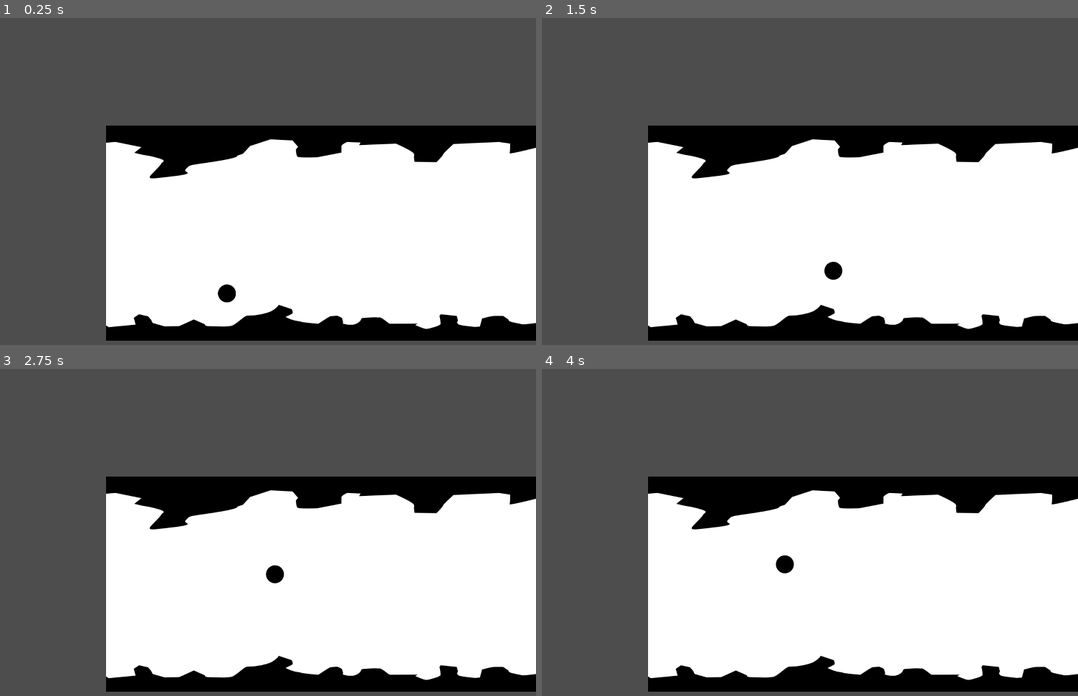
Above: before the commit, frames 1-4 (two rows, left to right).
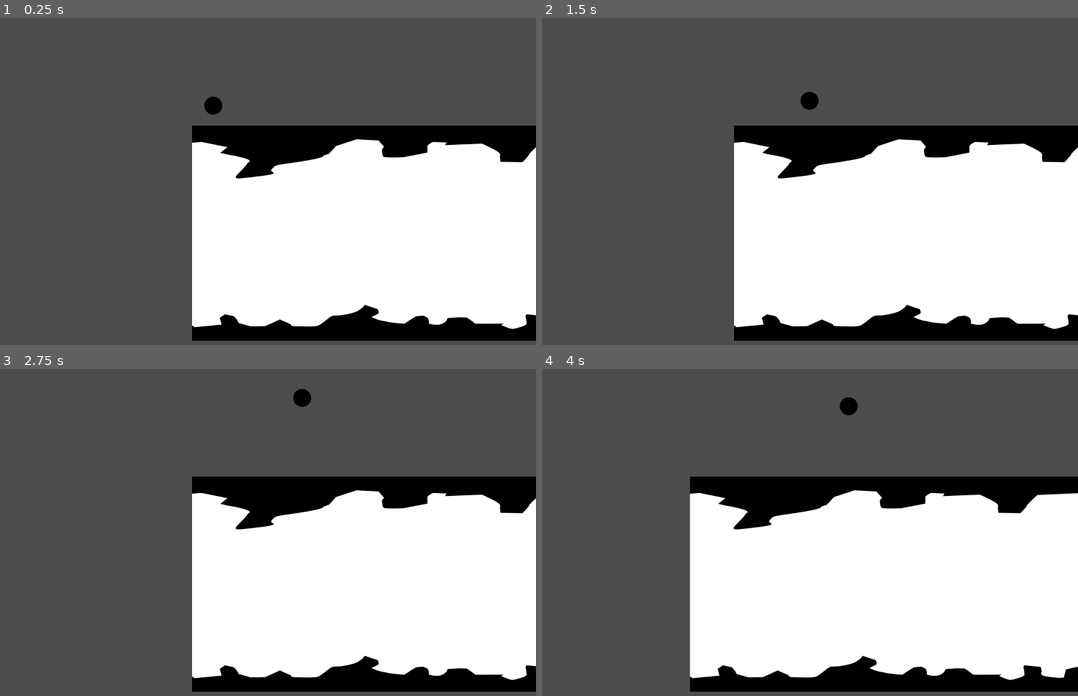
Above: after the commit, the same moments.

Repository: animastralis/trijam-ricochet
Game: Godot game, scene res://assets/world.tscn
Same seed, same stepped clock (60 frames per second), same inputs: the game is played once before the commit and once after it.
Inputs (mouse positions are in pixels of both pictures, inside the frame that each line leads up to):
- Up to frame 1 (0.25 s): no input
- Up to frame 2 (1.5 s): move the mouse to (917, 210) at 0.52 s; click (917, 210) at 0.67 s; move the mouse to (676, 253) at 1.27 s; click (676, 253) at 1.42 s
- Up to frame 3 (2.75 s): move the mouse to (305, 489) at 2.02 s; click (305, 489) at 2.17 s
- Up to frame 4 (4 s): move the mouse to (761, 669) at 2.77 s; click (761, 669) at 2.92 s; move the mouse to (965, 650) at 3.52 s; click (965, 650) at 3.67 s

The runs differ from the first frame. In frame 1, 15% of the frame differs, in the area x 19-100%, y 23-99%; in frame 2, 15%; in frame 3, 15%; in frame 4, 10%.

Commit message:
Update world.tscn

Diff:
--- a/assets/world.tscn
+++ b/assets/world.tscn
@@ -14,7 +14,7 @@
 [sub_resource type="RectangleShape2D" id="RectangleShape2D_qx6fs"]
 size = Vector2(113, 788.5)
 
-[node name="World" type="Node2D" unique_id=720850796]
+[node name="World2" type="Node2D" unique_id=720850796]
 
 [node name="Level" type="StaticBody2D" parent="." unique_id=1782163701]
 physics_material_override = SubResource("PhysicsMaterial_ddhnk")
@@ -38,7 +38,6 @@
 shape = SubResource("RectangleShape2D_qx6fs")
 
 [node name="Ball" parent="." unique_id=1954331888 instance=ExtResource("2_ddhnk")]
-position = Vector2(432, 571)
 lock_rotation = false
 boost_strength = 500.0
 
Not shown: 1 places in assets/world.tscn that only renumber resources
